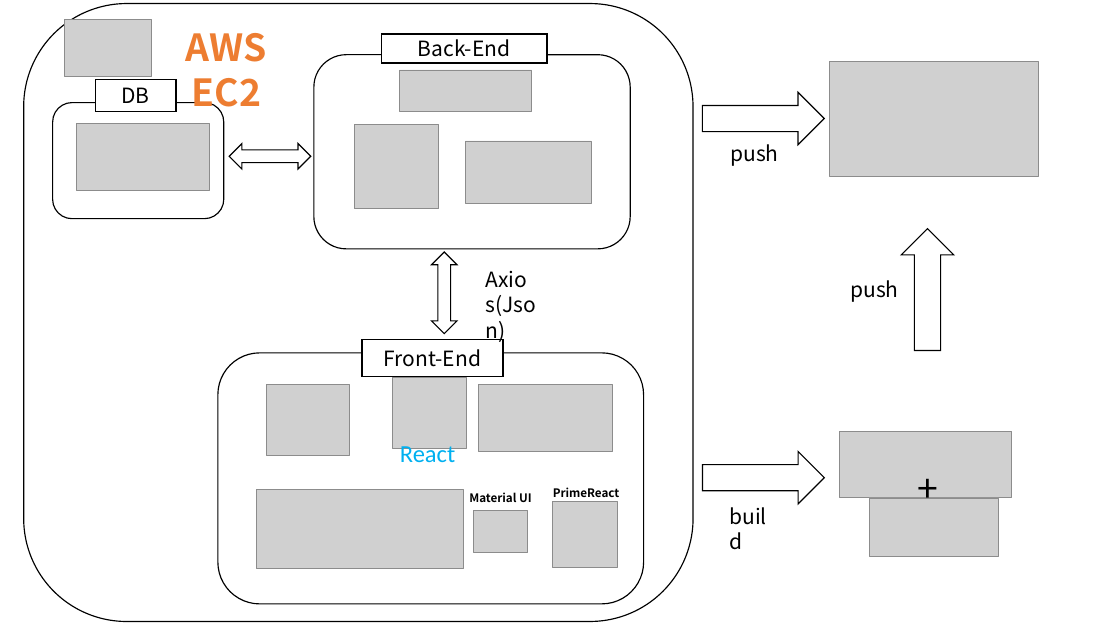
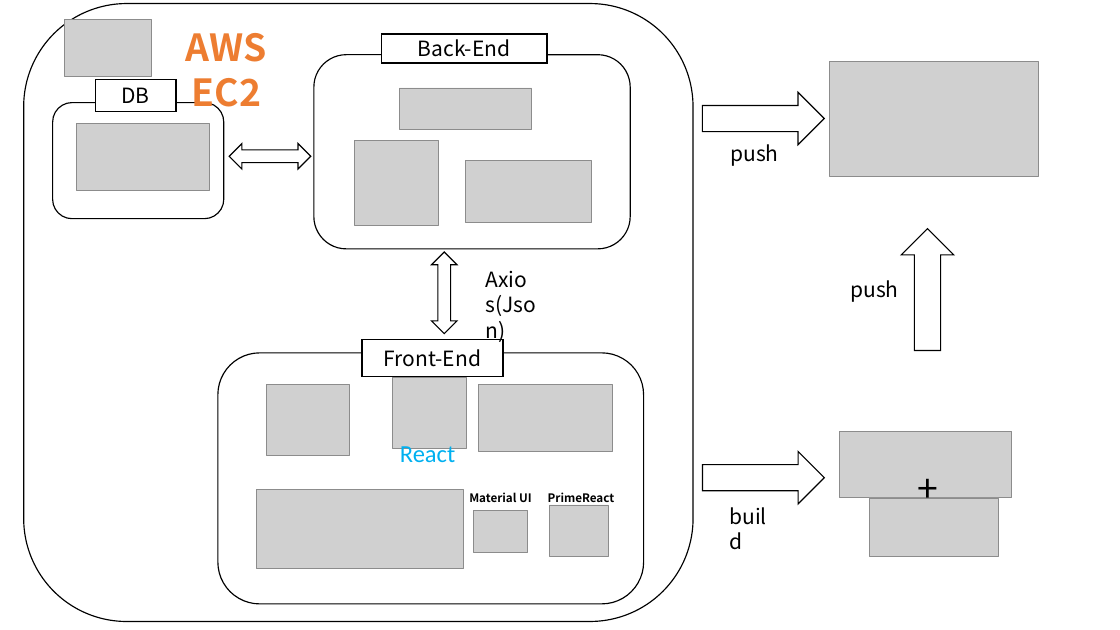
Before and after one commit to buildtogether-douzone/Document, a slide deck: slide 2 of 1조 HIS(U-Care) 폼보드.pptx. Drawn at 1120x630 pixels with LibreOffice and Linux fonts; fonts in the diff are those of the drawing; grey boxes stand for pictures. Boxes give left, top, right and bottom in pixels: in the first picture for what was removed or moved away, otherwise in the second. Text is boxed around its words. In the diff, an @@ line names an element or a change of style, - is before the commit and + after.

```diff
--- a/1조 HIS(U-Care) 폼보드.pptx
+++ b/1조 HIS(U-Care) 폼보드.pptx
@@ picture: place and size @@
-picture at (400, 70, 532, 111)
+picture at (400, 88, 532, 129)
@@ picture: place and size @@
-picture at (355, 124, 439, 209)
+picture at (355, 140, 439, 225)
@@ picture: place and size @@
-picture at (465, 141, 591, 203)
+picture at (465, 160, 591, 223)
@@ text "PrimeReact" rewrapped from (553, 487, 619, 497) to (548, 492, 614, 506) @@
@@ picture: place and size @@
-picture at (552, 502, 618, 567)
+picture at (549, 505, 608, 557)
```
Also in this commit, not shown: 2 other slides changed.
